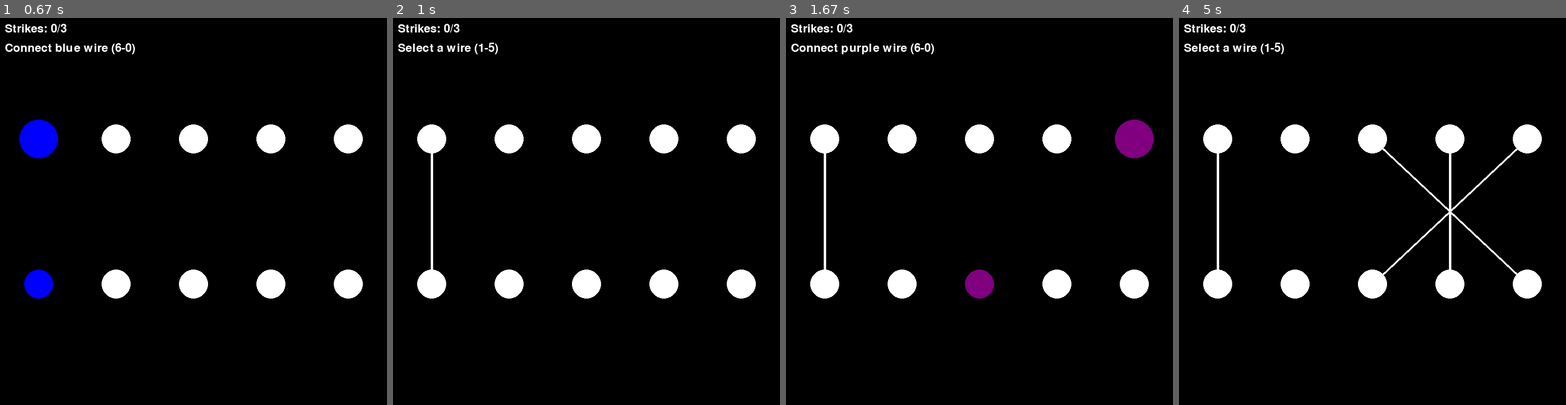
Above: before the commit, frames 1-4 (left to right).
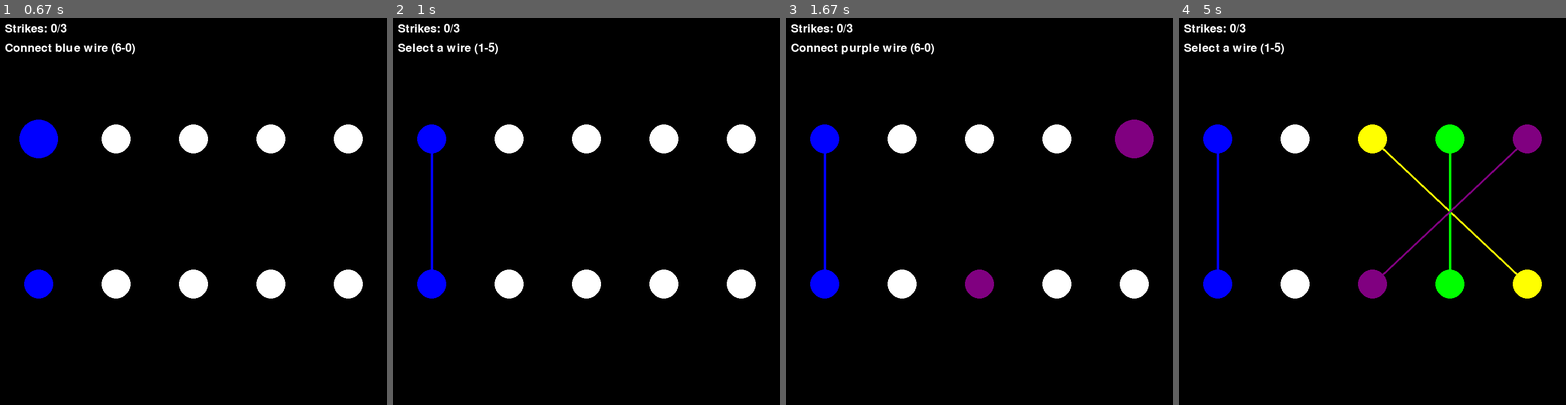
Above: after the commit, the same moments.

Repository: charles-kahlenberg/Bomb-defusal
Game: pygame game, started from Wires GUI - Ethan Fix.py
Same seed, same stepped clock (60 frames per second), same inputs: the game is played once before the commit and once after it.
Inputs:
- Up to frame 1 (0.67 s): tap 1 at 0.33 s
- Up to frame 2 (1 s): tap 6 at 0.67 s
- Up to frame 3 (1.67 s): tap 5 at 1 s
- Up to frame 4 (5 s): tap 8 at 2.33 s; tap 3 at 2.67 s; tap 0 at 3.5 s; tap 4 at 3.83 s; tap 9 at 4.67 s

Frame 1 is identical in both runs. In frame 2, 1.1% of the frame differs, in the area x 6-14%, y 27-73%; in frame 3, 1.1%; in frame 4, 4.3%, in the area x 6-94%, y 27-73%.

Commit message:
Fix the colors of the wires once they connect.

Diff:
--- a/Wires GUI - Ethan Fix.py
+++ b/Wires GUI - Ethan Fix.py
@@ -104,7 +104,7 @@
         self.expected_key = expected_key
 
     def draw(self, screen):
-        draw.line(screen, (255, 255, 255), self.start_position, self.end_position, 5)
+        draw.line(screen, (255, 0, 0), self.start_position, self.end_position, 5)
 
     def check_attached(self, pressed_key):
         return pressed_key == self.expected_key
@@ -138,7 +138,7 @@
         self.expected_key = expected_key
 
     def draw(self, screen):
-        draw.line(screen, (255, 255, 255), self.start_position, self.end_position, 5)
+        draw.line(screen, (0, 0, 255), self.start_position, self.end_position, 5)
 
     def check_attached(self, pressed_key):
         return pressed_key == self.expected_key
@@ -168,7 +168,7 @@
         self.expected_key = expected_key
 
     def draw(self, screen):
-        draw.line(screen, (255, 255, 255), self.start_position, self.end_position, 5)
+        draw.line(screen, (255, 255, 0), self.start_position, self.end_position, 5)
 
     def check_attached(self, pressed_key):
         return pressed_key == self.expected_key
@@ -196,7 +196,7 @@
         self.expected_key = expected_key
 
     def draw(self, screen):
-        draw.line(screen, (255, 255, 255), self.start_position, self.end_position, 5)
+        draw.line(screen, (0, 255, 0), self.start_position, self.end_position, 5)
 
     def check_attached(self, pressed_key):
         return pressed_key == self.expected_key
@@ -221,7 +221,7 @@
         self.expected_key = expected_key
 
     def draw(self, screen):
-        draw.line(screen, (255, 255, 255), self.start_position, self.end_position, 5)
+        draw.line(screen, (128, 0, 128), self.start_position, self.end_position, 5)
 
     def check_attached(self, pressed_key):
         return pressed_key == self.expected_key
@@ -470,32 +470,39 @@
 
         screen.fill(colors["black"])
 
+        # Map each circle to its wire so connected circles keep their wire's color
+        circle_to_wire = {
+            "circle1": blue_wire, "circle6": blue_wire,
+            "circle2": red_wire,  "circle7": red_wire,
+            "circle3": yellow_wire, "circle8": yellow_wire,
+            "circle4": green_wire, "circle9": green_wire,
+            "circle5": purple_wire, "circle10": purple_wire,
+        }
+
         # Top row (input circles) with highlighting and color change
-        for i, (circle_name, label) in enumerate([
-            ("circle1", ""),
-            ("circle2", ""),
-            ("circle3", ""),
-            ("circle4", ""),
-            ("circle5", ""),
-        ]):
-            # Determine the color: show wire color if selected, otherwise white
-            color_name = "white"
-            if selected_start == circle_name and selected_wire is not None:
+        for circle_name in ["circle1", "circle2", "circle3", "circle4", "circle5"]:
+            wire = circle_to_wire[circle_name]
+            if connected[wire.color]:
+                color_name = wire.color
+            elif selected_start == circle_name and selected_wire is not None:
                 color_name = selected_wire.color
+            else:
+                color_name = "white"
 
             radius = circle_radius + 10 if selected_start == circle_name else circle_radius
             pygame.draw.circle(screen, colors[color_name], points[circle_name], radius)
-            draw_text_centered(screen, font, label, colors["black"], points[circle_name])
 
         # Bottom row (output circles) with color change when top wire is selected
         for circle_name in ["circle6", "circle7", "circle8", "circle9", "circle10"]:
-            # Determine the color: show wire color if this is the selected wire's end, otherwise white
-            color_name = "white"
-            if selected_end == circle_name and selected_wire is not None:
+            wire = circle_to_wire[circle_name]
+            if connected[wire.color]:
+                color_name = wire.color
+            elif selected_end == circle_name and selected_wire is not None:
                 color_name = selected_wire.color
+            else:
+                color_name = "white"
 
             pygame.draw.circle(screen, colors[color_name], points[circle_name], circle_radius)
-            draw_text_centered(screen, font, "", colors["black"], points[circle_name])
 
         # Draw connected wires
         if connected["red"]:
@@ -527,7 +534,6 @@
             msg_color = colors["green"] if won else colors["red"]
             end_text = big_font.render(msg, True, msg_color)
             screen.blit(end_text, end_text.get_rect(center=(400, 400)))
-            return won
 
         pygame.display.flip()
         clock.tick(60)
@@ -537,4 +543,5 @@
 
 
 if __name__ == "__main__":
-    raise SystemExit(main())
+    main()
+    sys.exit(0)
